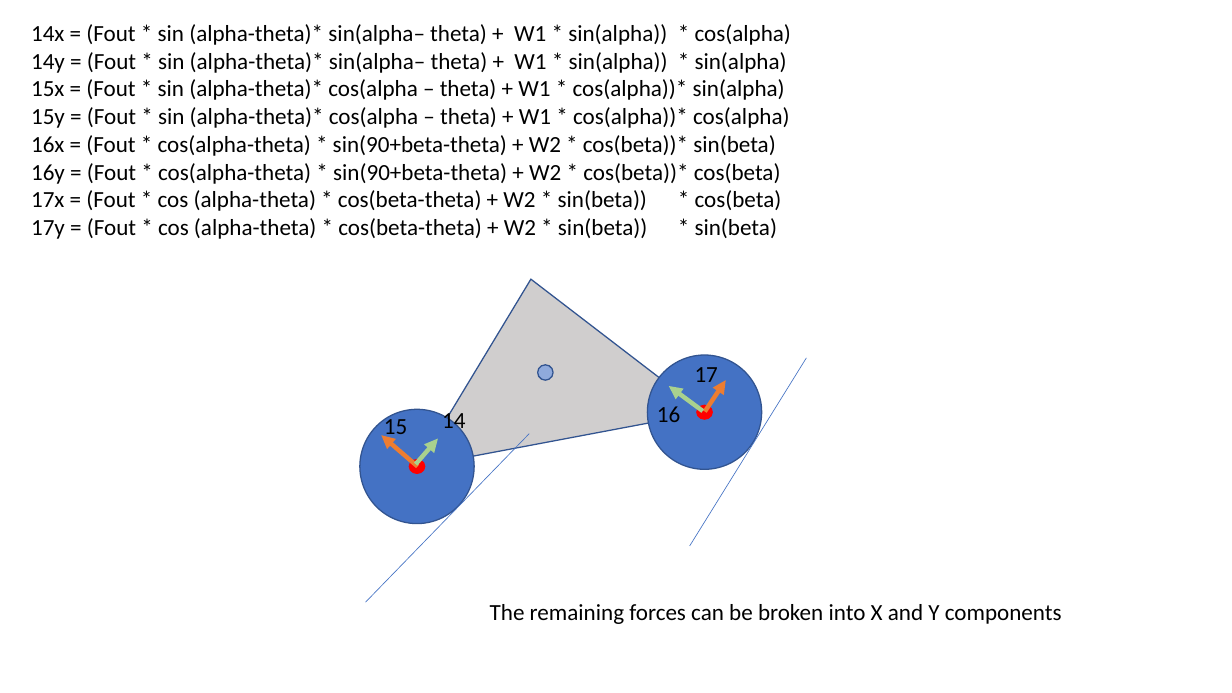
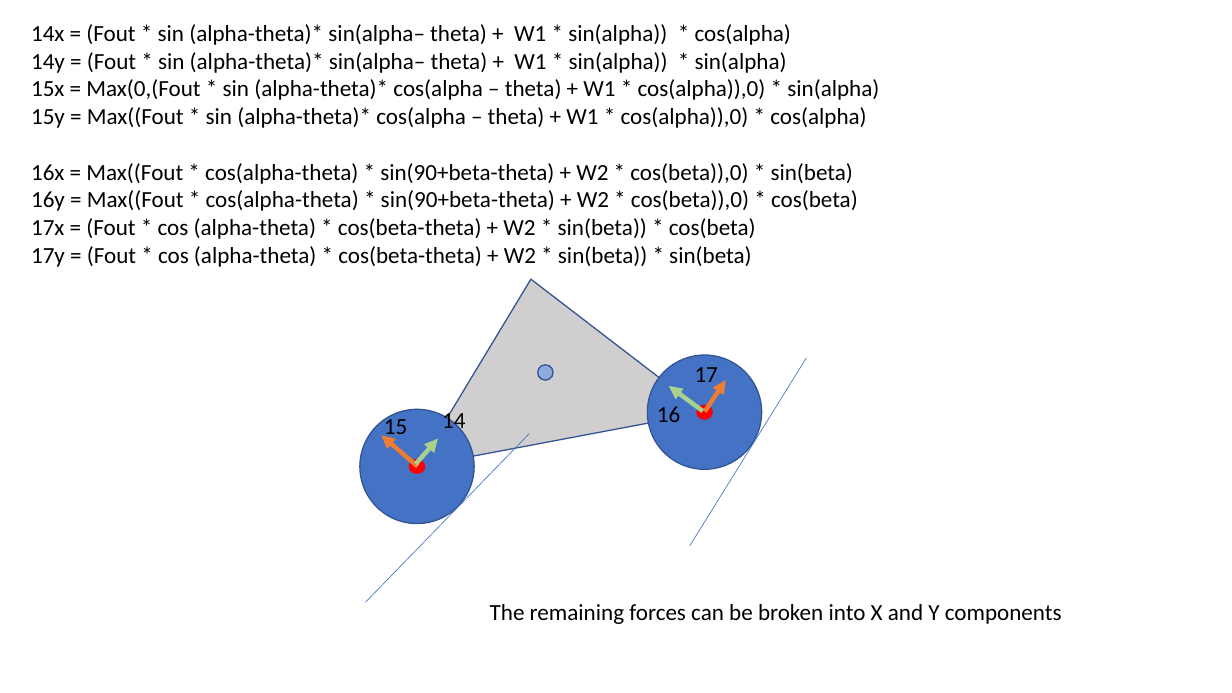
Before and after one commit to rhambleton/drive2d, a slide deck: slide 17 of vehicle forces.pptx. Drawn at 1232x693 pixels with LibreOffice and Linux fonts; fonts in the diff are those of the drawing. Boxes give left, top, right and bottom in pixels: in the first picture for what was removed or moved away, otherwise in the second. Text is boxed around its words. In the diff, an @@ line names an element or a change of style, - is before the commit and + after.

```diff
--- a/vehicle forces.pptx
+++ b/vehicle forces.pptx
@@ text at (31,79,879,211): text changed @@
-15x = (Fout * sin (alpha-theta)* cos(alpha – theta) + W1 * cos(alpha))* sin(alpha)
-15y = (Fout * sin (alpha-theta)* cos(alpha – theta) + W1 * cos(alpha))* cos(alpha)
-16x = (Fout * cos(alpha-theta) * sin(90+beta-theta) + W2 * cos(beta))* sin(beta)
-16y = (Fout * cos(alpha-theta) * sin(90+beta-theta) + W2 * cos(beta))* cos(beta)
+15x = Max(0,(Fout * sin (alpha-theta)* cos(alpha – theta) + W1 * cos(alpha)),0) * sin(alpha)
+15y = Max((Fout * sin (alpha-theta)* cos(alpha – theta) + W1 * cos(alpha)),0) * cos(alpha)
+16x = Max((Fout * cos(alpha-theta) * sin(90+beta-theta) + W2 * cos(beta)),0) * sin(beta)
+16y = Max((Fout * cos(alpha-theta) * sin(90+beta-theta) + W2 * cos(beta)),0) * cos(beta)
```
Also in this commit, not shown: 1 other slide changed, 1 slide added, 2 slides removed.
